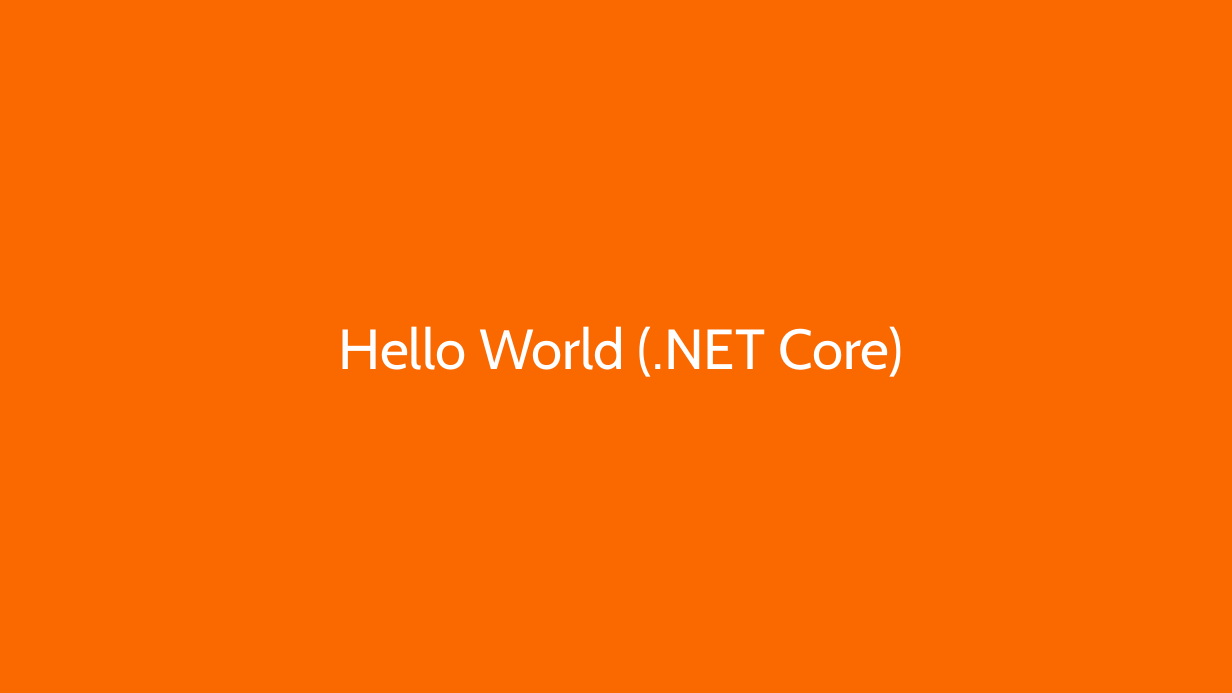
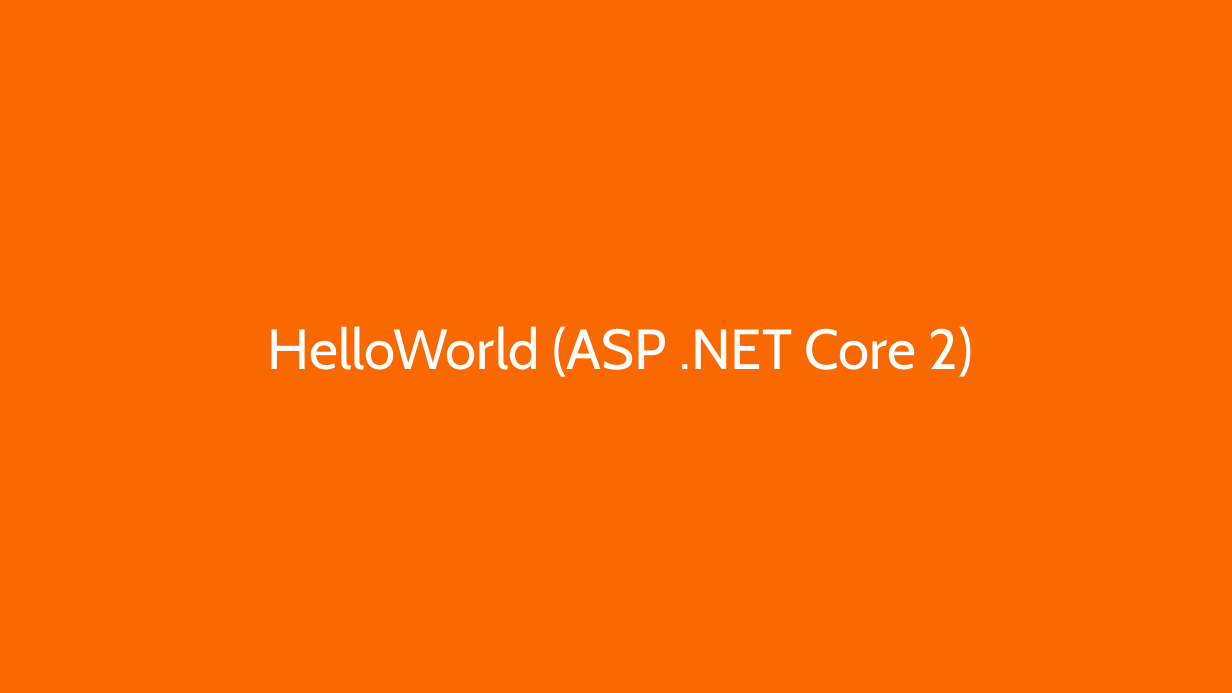
Before and after one commit to liviucotfas/ase-web-and-cloud-applications-security, a slide deck: slide 30 of Presentation ASPNET MVC Core - Part I.pptx (slide 16 before the commit). Drawn at 1232x693 pixels with LibreOffice and Linux fonts; fonts in the diff are those of the drawing. Boxes give left, top, right and bottom in pixels: in the first picture for what was removed or moved away, otherwise in the second. Text is boxed around its words. In the diff, an @@ line names an element or a change of style, - is before the commit and + after.

```diff
--- a/Presentation ASPNET MVC Core - Part I.pptx
+++ b/Presentation ASPNET MVC Core - Part I.pptx
@@ title at (268,326,973,377): text changed @@
-Hello World (.NET Core)
+HelloWorld (ASP .NET Core 2)
```
Also in this commit, not shown: 17 other slides changed, 2 slides removed, 4 other files.
